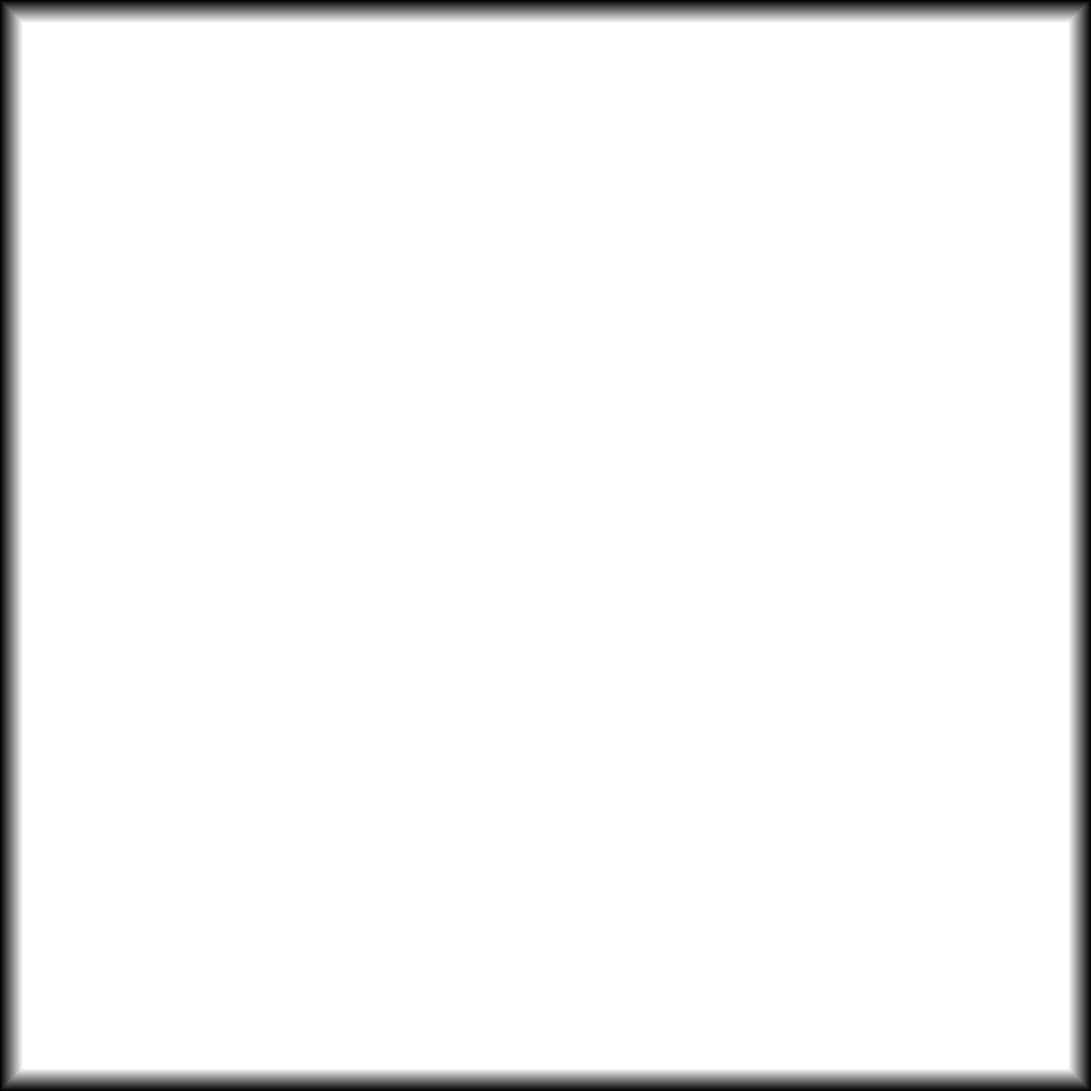
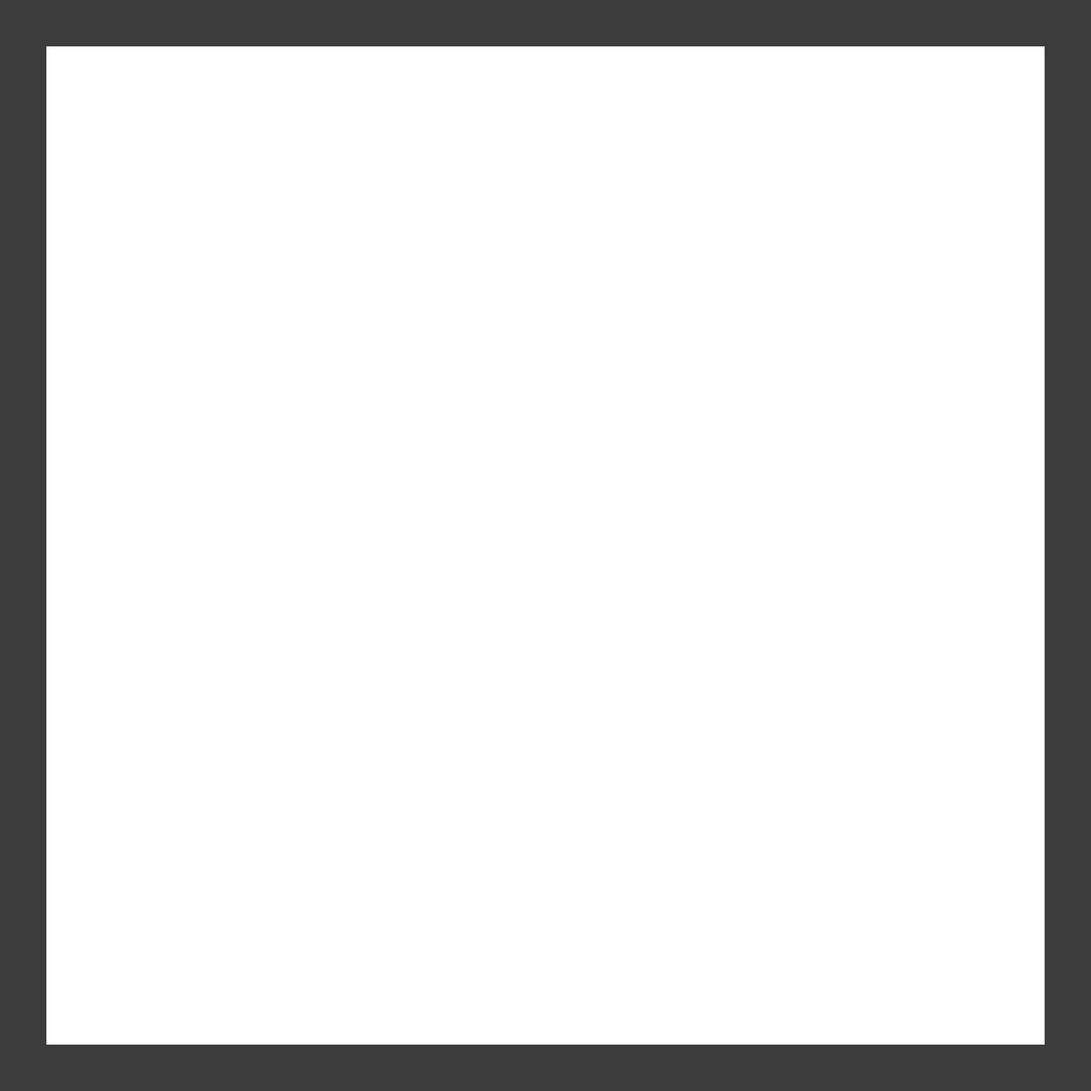
The second 1091×1091 image is a revision of the first. Changes to its layers:
hid "Warstwa 2" over [0, 0, 1091, 1091]
